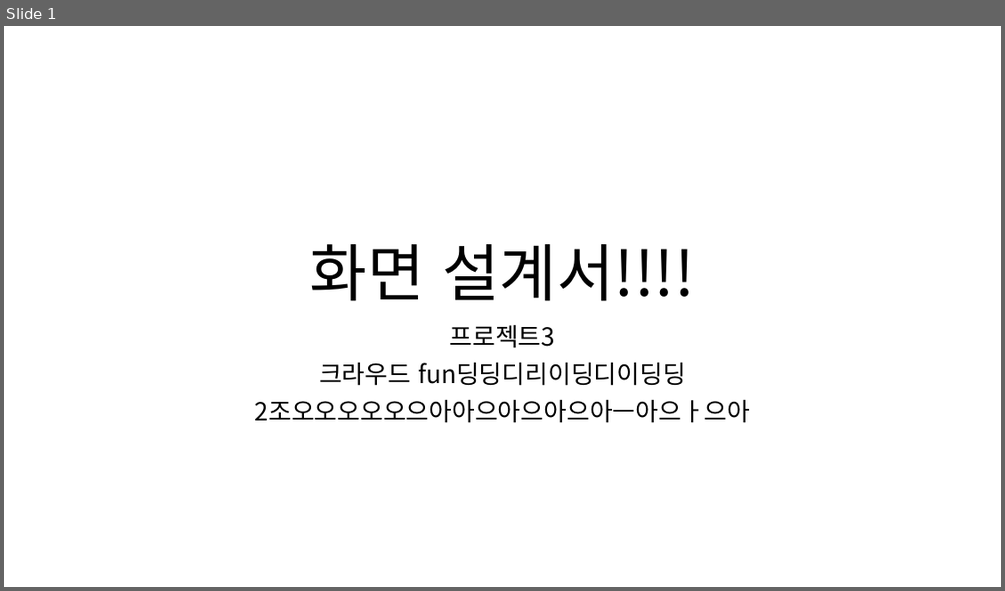
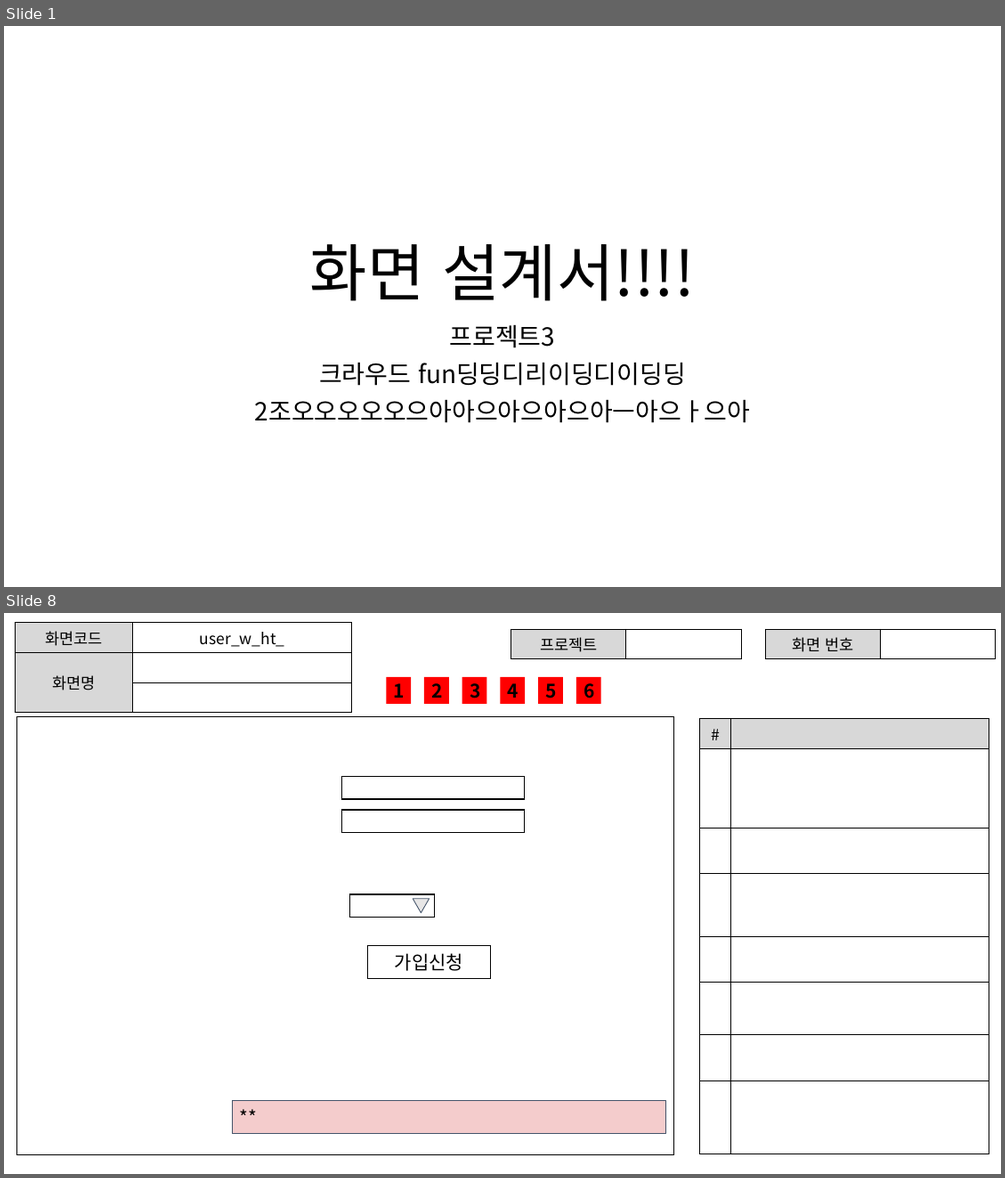
Before and after one commit to ezenteam2/EzenCrowdFunding, a slide deck: project03 화면설계서/project03 - 화면 설계서 - 현태.pptx. Shown one above the other, each under a label of ours: slide 1 before the commit, slides 1 and 8 after it; the slides between them are not shown. The pictures are 1005x591 and 1005x1178 pixels, drawn with LibreOffice and Linux fonts; fonts in the diff are those of the drawing. Boxes give left, top, right and bottom in pixels: in the first picture for what was removed or moved away, otherwise in the second. Text is boxed around its words. In the diff, an @@ line names an element or a change of style, - is before the commit and + after.

```diff
--- a/project03 화면설계서/project03 - 화면 설계서 - 현태.pptx
+++ b/project03 화면설계서/project03 - 화면 설계서 - 현태.pptx
@@ slide 8 added at bbox=[4, 613, 1001, 1174], background #FFFFFF @@
@@ table added at bbox=[15, 623, 352, 701], 3 rows, 2 columns @@
+화면코드 | user_w_ht_
+화면명 | 
+ | 
@@ table added at bbox=[511, 629, 741, 656], 1 rows, 2 columns @@
+프로젝트 | 
@@ table added at bbox=[765, 629, 995, 656], 1 rows, 2 columns @@
+화면 번호 | 
@@ rectangle added at bbox=[386, 677, 411, 704], fill #FF0000, 18 pt, text #000000, bold @@
+1
@@ rectangle added at bbox=[424, 677, 449, 704], fill #FF0000, 18 pt, text #000000, bold @@
+2
@@ rectangle added at bbox=[462, 677, 487, 704], fill #FF0000, 18 pt, text #000000, bold @@
+3
@@ rectangle added at bbox=[501, 677, 526, 704], fill #FF0000, 18 pt, text #000000, bold @@
+4
@@ rectangle added at bbox=[538, 677, 563, 704], fill #FF0000, 18 pt, text #000000, bold @@
+5
@@ rectangle added at bbox=[576, 677, 600, 704], fill #FF0000, 18 pt, text #000000, bold @@
+6
@@ rectangle added at bbox=[16, 717, 673, 1154], fill #FFFFFF, outline #000000 1 pt @@
@@ table added at bbox=[700, 718, 989, 1153], 8 rows, 2 columns @@
+# | 
+ | 
+ | 
+ | 
+ | 
+ | 
+ | 
+ | 
@@ rectangle added at bbox=[341, 777, 524, 799], fill #FFFFFF, outline #000000 1 pt @@
@@ rectangle added at bbox=[341, 810, 524, 832], fill #FFFFFF, outline #000000 1 pt @@
@@ rectangle added at bbox=[349, 894, 434, 916], fill #FFFFFF, outline #000000 1 pt @@
@@ triangle added at bbox=[413, 899, 429, 913], fill #E7E6E6, outline #44546A 0.75 pt @@
@@ rectangle added at bbox=[367, 945, 490, 978], fill #FFFFFF, outline #000000 1 pt, 18 pt, text #000000 @@
+가입신청
@@ rectangle added at bbox=[232, 1101, 666, 1134], fill #F4CCCC, outline #44546A 0.75 pt, 18 pt, text #000000 @@
+**
```
Also in this commit, not shown: 1 slide changed, 16 other slides added, 1 other file.
